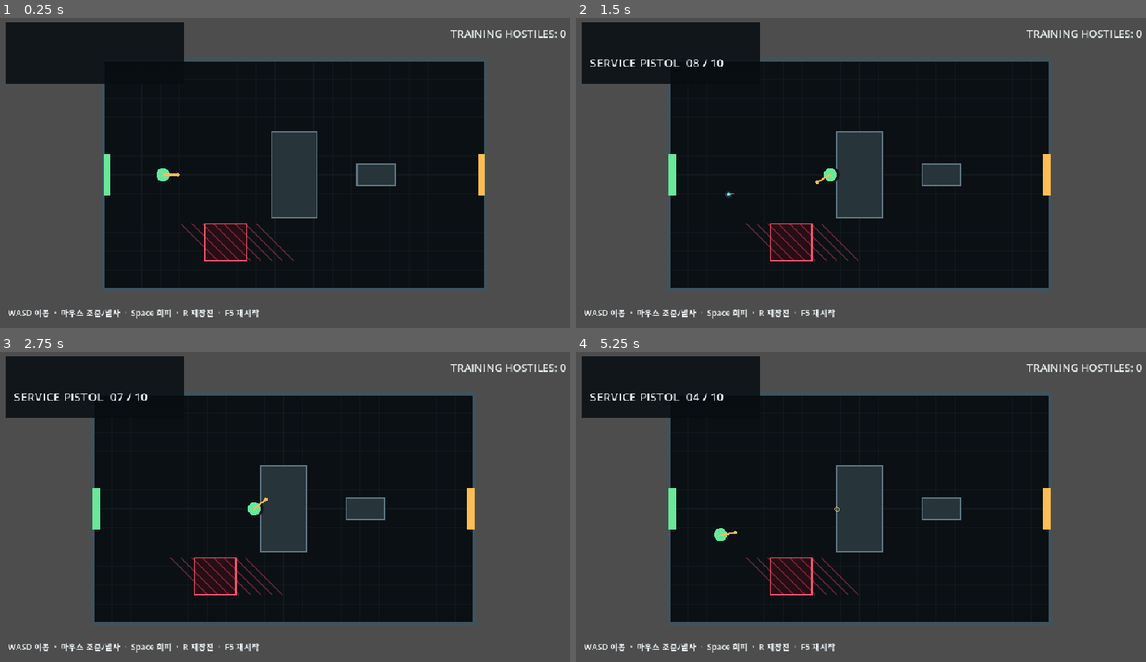
Above: before the commit, frames 1-4 (two rows, left to right).
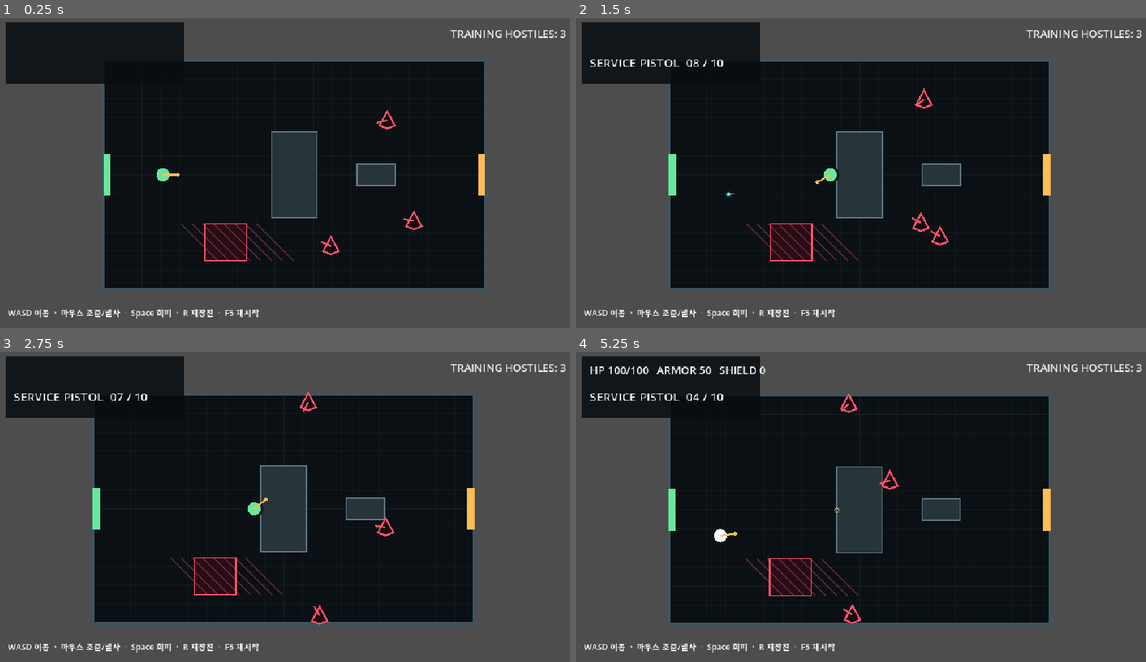
Above: after the commit, the same moments.

Repository: donly987647-max/Topdown-roguelite
Game: Godot game, scene res://scenes/main/Main.tscn
Same seed, same stepped clock (60 frames per second), same inputs: the game is played once before the commit and once after it.
Inputs (mouse positions are in pixels of both pictures, inside the frame that each line leads up to):
- Up to frame 1 (0.25 s): no input
- Up to frame 2 (1.5 s): tap Enter at 0.5 s; move the mouse to (986, 157) at 0.52 s; hold D (move_right) 0.53-1.25 s; right-click (986, 157) at 0.6 s; click (986, 157) at 0.67 s; drag from (747, 191) to (832, 238) at 1.27 s
- Up to frame 3 (2.75 s): move the mouse to (342, 438) at 2.02 s; press the mouse at (342, 438) at 2.03 s; hold D (move_right) from 2.03 s (still down)
- Up to frame 4 (5.25 s): release D (move_right) at 2.75 s; release the mouse at (918, 438) at 2.75 s; drag from (832, 572) to (690, 460) at 2.77 s; move the mouse to (1032, 556) at 3.52 s; hold A (move_left) 3.53-4.25 s; right-click (1032, 556) at 3.6 s; drag from (690, 460) to (775, 429) at 4.27 s; move the mouse to (889, 510) at 5.02 s; press the mouse at (889, 510) at 5.03 s; hold S (move_down) from 5.03 s (still down)

The runs differ from the first frame. In frame 1, 0.2% of the frame differs, in the area x 56-100%, y 3-77%; in frame 2, 0.2%; in frame 3, 0.2%; in frame 4, 1.7%, in the area x 2-100%, y 3-88%.
Error before the commit: Parse Error: Cannot infer the type of "delta" variable because the value doesn't have a set type. (res://scripts/enemies/training_gunner.gd:98)

Commit message:
Fix strict Godot type inference in training enemy

Diff:
--- a/scripts/enemies/training_gunner.gd
+++ b/scripts/enemies/training_gunner.gd
@@ -95,7 +95,7 @@
 	for other in get_tree().get_nodes_in_group("enemy"):
 		if other == self or not is_instance_valid(other):
 			continue
-		var delta := global_position - other.global_position
+		var delta: Vector2 = global_position - other.global_position
 		if delta.length_squared() > 0.01 and delta.length() < 42.0:
 			result += delta.normalized() * (1.0 - delta.length() / 42.0)
 	return result
